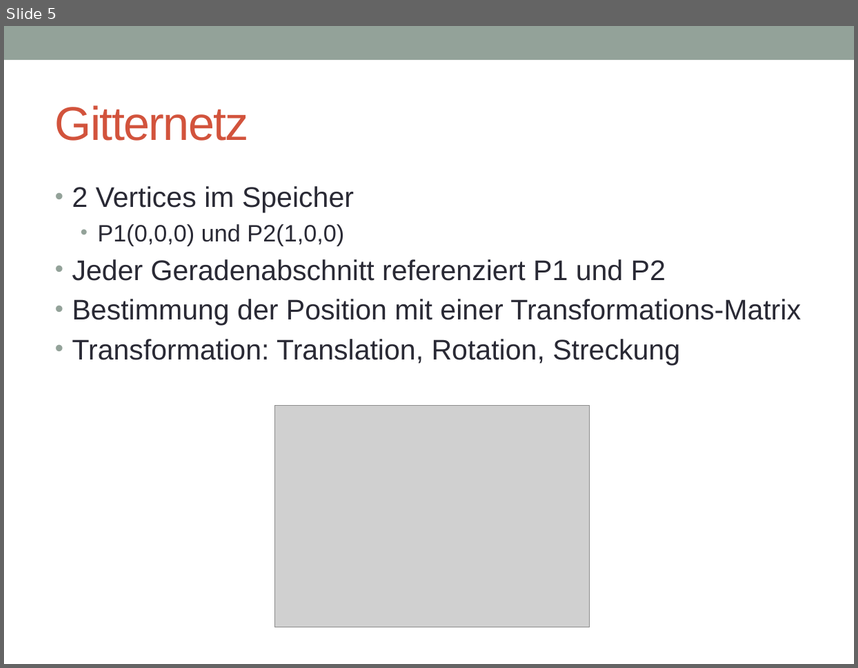
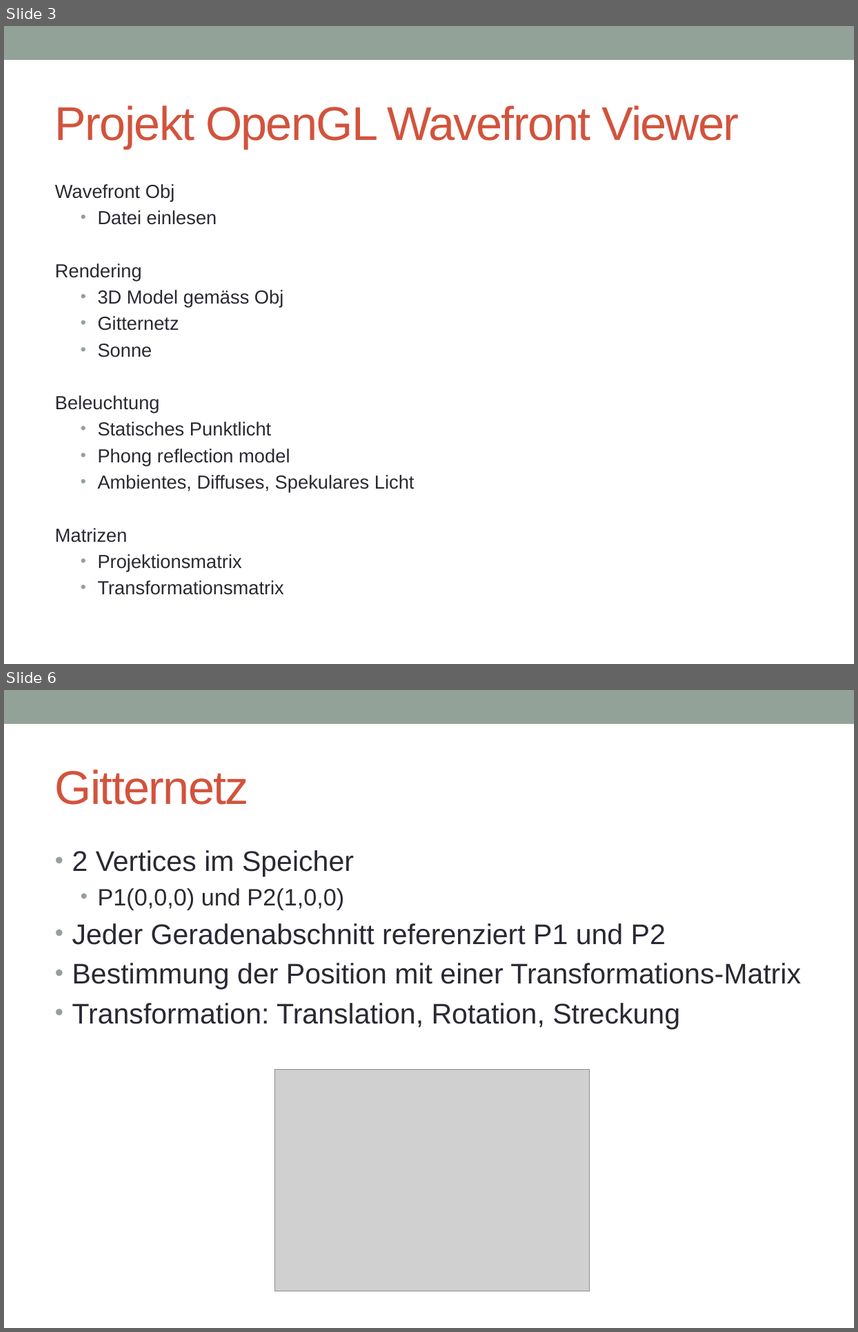
Before and after one commit to joe1990/OpenGl3DModelViewer, a slide deck: präsi-projekt-obj-geom.pptx. Shown one above the other, each under a label of ours: slide 5 before the commit, slides 3 and 6 after it; the slides between them are not shown. The pictures are 858x668 and 858x1332 pixels, drawn with LibreOffice and Linux fonts; fonts in the diff are those of the drawing; grey boxes stand for pictures. Boxes give left, top, right and bottom in pixels: in the first picture for what was removed or moved away, otherwise in the second. Text is boxed around its words. In the diff, an @@ line names an element or a change of style, - is before the commit and + after.

```diff
--- a/präsi-projekt-obj-geom.pptx
+++ b/präsi-projekt-obj-geom.pptx
@@ slide 3 added at box(4, 26, 854, 664), background #FFFFFF; not listed: 1 template element that a slide beside it also shows @@
@@ title added at box(55, 105, 739, 149), 40 pt, text #D2533C @@
+Projekt OpenGL Wavefront Viewer
@@ text added at box(55, 184, 415, 595), 16 pt, text #292934 @@
+Wavefront Obj
+  • Datei einlesen
+Rendering
+  • 3D Model gemäss Obj
+  • Gitternetz
+  • Sonne
+Beleuchtung
+  • Statisches Punktlicht
+  • Phong reflection model
+  • Ambientes, Diffuses, Spekulares Licht
+Matrizen
+  • Projektionsmatrix
+  • Transformationsmatrix
@@ what was slide 5 is now slide 6 @@
```
Also in this commit, not shown: 4 slides changed.
